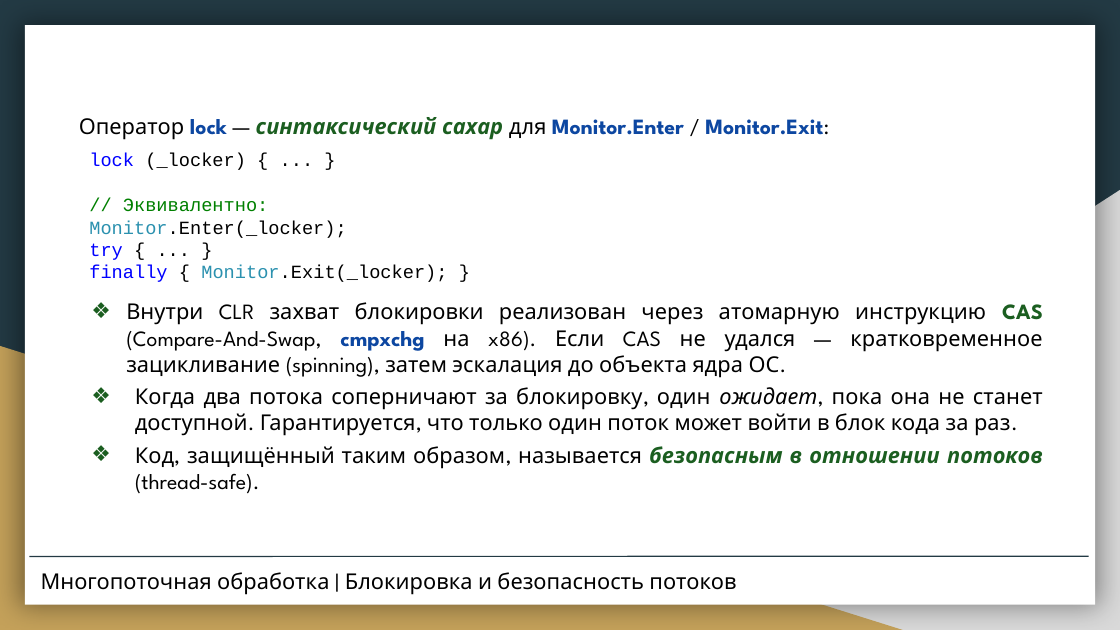
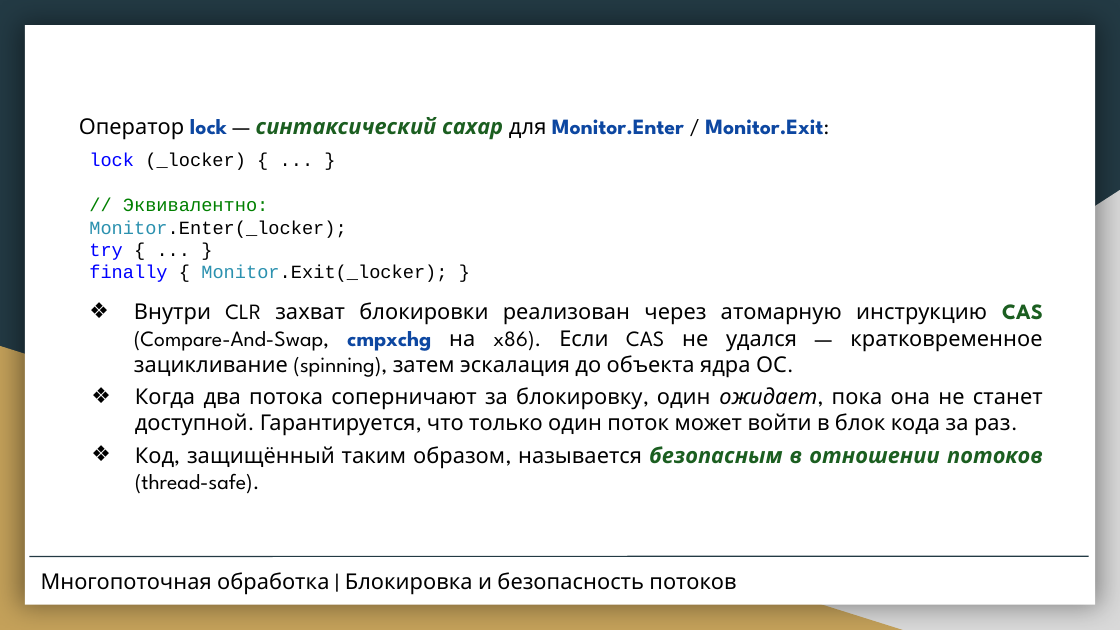
Before and after one commit to CSharpCooking/CSharpCooking.github.io, a slide deck: slide 15 of data/Concurrency-and-Asynchrony/Presentation-Threading.pptx. Drawn at 1120x630 pixels with LibreOffice and Linux fonts; fonts in the diff are those of the drawing. Boxes give left, top, right and bottom in pixels: in the first picture for what was removed or moved away, otherwise in the second. Text is boxed around its words. In the diff, an @@ line names an element or a change of style, - is before the commit and + after.

```diff
--- a/data/Concurrency-and-Asynchrony/Presentation-Threading.pptx
+++ b/data/Concurrency-and-Asynchrony/Presentation-Threading.pptx
@@ title at (134, 302, 1043, 494): indent changed @@
```
Also in this commit, not shown: 10 other slides changed, 3 slides added, 1 other file.
